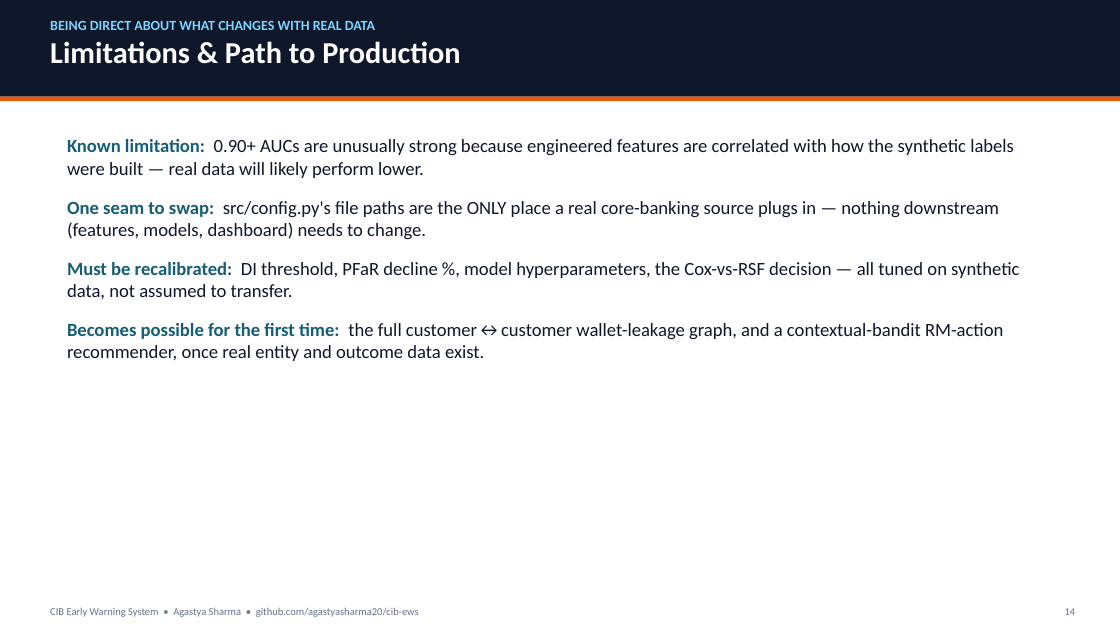
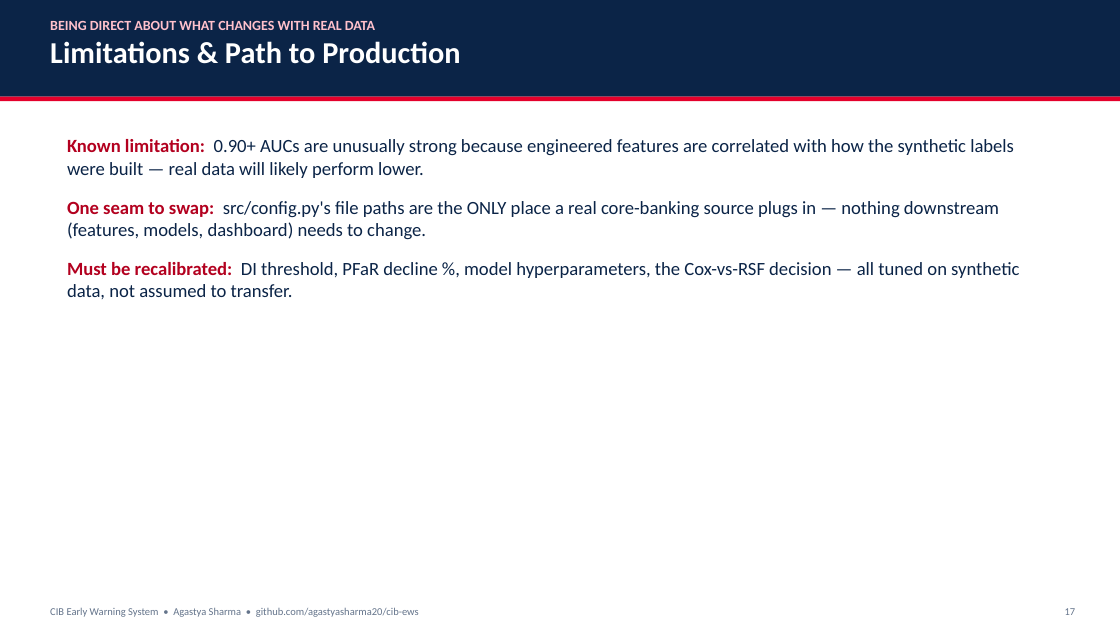
Before and after one commit to agastyasharma20/cib-ews, a slide deck: slide 17 of docs/CIB_EWS_Presentation.pptx (slide 14 before the commit). Drawn at 1120x630 pixels with LibreOffice and Linux fonts; fonts in the diff are those of the drawing. Boxes give left, top, right and bottom in pixels: in the first picture for what was removed or moved away, otherwise in the second. Text is boxed around its words. In the diff, an @@ line names an element or a change of style, - is before the commit and + after.

```diff
--- a/docs/CIB_EWS_Presentation.pptx
+++ b/docs/CIB_EWS_Presentation.pptx
@@ rectangle at [0, 0, 1120, 97]: fill #0F172A to #0B2447 @@
@@ text at [50, 21, 375, 30]: text colour #7DD3FC to #FFC1CC in "BEING DIRECT ABOUT WHAT CHANGES WITH REAL ..." @@
@@ rectangle at [0, 97, 1120, 102]: fill #EA580C to #E4002B @@
@@ text "Known limitation: 0.90+ AUCs are ..." at [67, 139, 1019, 299]: text colour #155E75 to #B3001F in "Known limitation:", "One seam to swap:", "Must be recalibrated:"; text colour #0F172A to #0B2447 in "0.90+ AUCs are unusually strong because engineered ...", "src/config.py's file paths are the ONLY place ...", "DI threshold, PFaR decline %, model hyperparameters, ..." @@
@@ text at [67, 323, 1003, 361]: paragraph removed @@
-Becomes possible for the first time: the full customer↔customer wallet-leakage graph, and a contextual-bandit RM-action recommender, once real entity and outcome data exist.
@@ text at [1065, 608, 1076, 615]: text changed @@
-14
+17
```
Also in this commit, not shown: 14 other slides changed, 3 slides added, 1 other file.
